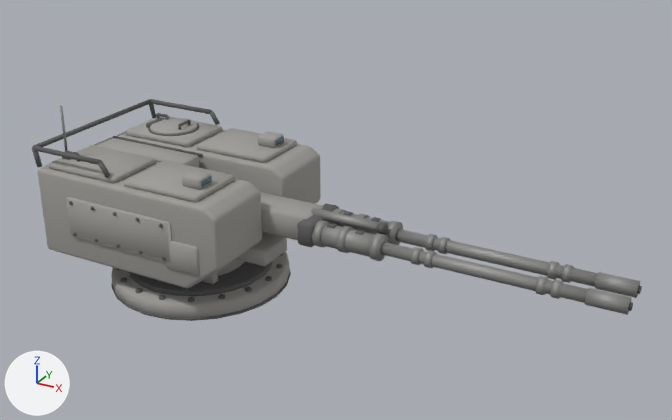
The glTF model game/models/turrets/turret_kit_t1.glb as it was, and as the next commit left it.
Both versions are drawn from a camera (50 mm lens) standing at (2.6, -3.33, 2.19) and looking at (0.75, 0.03, 0.51). The lights are fixed; the arrows at lower left show +X, +Y and +Z. The first picture is the older version. Where no turn or scale is listed for an object, it has been applied to the vertices. Vertices at exactly the same position are counted once.

The first picture shows 'guns', 'turret_twin_t1'.
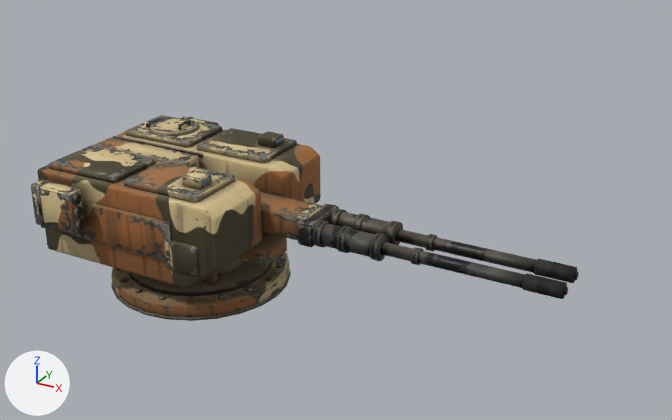
Changed parts and their boxes [x1, y1, x2, y2] in the pictures (672 x 420 px; the box of a moved part takes in the faces that stretch with it):
'turret_twin_t1', reshaped (7% shorter): before [32, 99, 321, 321]; after [37, 115, 321, 321]
'guns', reshaped (16% narrower, 13% shorter): before [260, 192, 642, 315]; after [260, 192, 579, 299]
'pods', added: after [31, 117, 219, 234]
part 1 of me_cylinder, deleted: before [32, 99, 220, 261]
part 2 of me_cylinder, surface changed (grey to brown): [37, 116, 321, 321] in both
part 3 of me_cylinder, recoloured (grey to brown): [37, 116, 321, 318] in both
part 4 of me_cylinder, recoloured: [111, 118, 291, 321] in both
part 5 of me_cube_012, moved or reshaped: before [595, 272, 640, 298]; after [534, 259, 578, 283]
part 6 of me_cube_012, moved or reshaped: before [637, 286, 642, 294]; after [574, 272, 579, 280]
part 7 of me_cube_012, moved or reshaped: before [585, 288, 632, 315]; after [522, 273, 567, 299]
part 8 of me_cube_012, moved or reshaped: before [628, 302, 633, 311]; after [563, 287, 568, 295]
part 9 of me_cube_012, deleted: before [311, 208, 574, 299]
part 10 of me_cube_012, moved or reshaped: before [380, 229, 598, 303]; after [380, 229, 537, 288]
part 11 of me_cube_012, recoloured (grey to brown): [260, 192, 323, 240] in both
part 12 of me_cube_012, recoloured (darker): [297, 203, 339, 247] in both
part 13 of me_cube_012, recoloured (darker): before [312, 208, 598, 303]; after [312, 208, 537, 288]

Edits to the bpy script that builds the scene:
```text
Add mat_turret_paint_guns:
    mat_turret_paint_guns = bpy.data.materials.new('turret_paint_guns')
    # uses the picture img_turret_paint_guns_albedo
    # uses the picture img_turret_paint_guns_normal
    # uses the picture img_turret_paint_guns_orm
Add mat_turret_paint:
    mat_turret_paint = bpy.data.materials.new('turret_paint')
    # uses the picture img_turret_paint_albedo
    # uses the picture img_turret_paint_normal
    # uses the picture img_turret_paint_orm
Add mat_turret_paint_pods:
    mat_turret_paint_pods = bpy.data.materials.new('turret_paint_pods')
    # uses the picture img_turret_paint_pods_albedo
    # uses the picture img_turret_paint_pods_normal
    # uses the picture img_turret_paint_pods_orm
Change me_cylinder:
    remove me_cylinder.from_pydata(...)  # 2448 vertices, 4492 faces; spans x -0.611..0.45, y -0.471..0.471, z 0.0..0.9
    add me_cylinder.from_pydata(...)  # 1580 vertices, 2952 faces; spans x -0.58..0.45, y -0.465..0.465, z 0.0..0.695
    me_cylinder part 1: 49 loose pieces with 868 vertices, spanning x -0.611..0.321, y -0.471..0.471, z 0.331..0.9, are deleted
    me_cylinder part 2: 2951 kept faces spanning x -0.58..0.45, y -0.465..0.465, z 0.0..0.695 get new texture (UV) coordinates
    me_cylinder part 3: 1760 faces spanning x -0.58..0.45, y -0.465..0.465, z 0.0..0.695 switch from mat_turret_body (grey #a2a09b) to mat_turret_paint
    me_cylinder part 4: 1168 faces spanning x -0.58..0.445, y -0.445..0.445, z 0.0..0.692 switch from mat_turret_dark (dark grey #616161) to mat_turret_paint
    remove me_cylinder.materials.append(mat_turret_barrel)  # grey #959593
Change me_cube_012:
    remove me_cube_012.from_pydata(...)  # 960 vertices, 1792 faces; spans x -0.13..1.79, y -0.13..0.13, z -0.06..0.08
    add me_cube_012.from_pydata(...)  # 672 vertices, 1272 faces; spans x -0.13..1.54, y -0.13..0.13, z -0.06..0.06
    me_cube_012 part 5: the loose piece of 32 vertices spanning x 1.62..1.78, y 0.04..0.11, z -0.03..0.03 is moved by (-0.25, 0.0, 0.0), in mat_turret_paint_guns
    me_cube_012 part 6: the loose piece of 24 vertices spanning x 1.78..1.79, y 0.06..0.09, z -0.02..0.02 is moved by (-0.25, 0.0, 0.0), in mat_turret_paint_guns
    me_cube_012 part 7: the loose piece of 32 vertices spanning x 1.62..1.78, y -0.11..-0.04, z -0.03..0.03 is moved by (-0.25, 0.0, 0.0), in mat_turret_paint_guns
    me_cube_012 part 8: the loose piece of 24 vertices spanning x 1.78..1.79, y -0.09..-0.06, z -0.02..0.02 is moved by (-0.25, 0.0, 0.0), in mat_turret_paint_guns
    me_cube_012 part 9: 14 loose pieces with 288 vertices, spanning x 0.35..1.51, y -0.11..0.11, z -0.04..0.08, are deleted
    me_cube_012 part 10
    32 vertices in x 1.63, y -0.1..0.1, z -0.03..0.03 move by (-0.24, 0.0, 0.0)
    me_cube_012 part 11: 44 faces spanning x -0.13..0.37, y -0.09..0.09, z -0.06..0.06 switch from mat_turret_body (grey #a2a09b) to mat_turret_paint_guns
    me_cube_012 part 12: 44 faces spanning x 0.34..0.42, y -0.13..0.13, z -0.06..0.06 switch from mat_turret_dark (dark grey #616161) to mat_turret_paint_guns
    me_cube_012 part 13: 976 faces spanning x 0.38..1.39, y -0.13..0.13, z -0.06..0.06 switch from mat_turret_barrel (grey #959593) to mat_turret_paint_guns
Add ob_pods:
    ob_pods = bpy.data.objects.new('pods', me_cube_022)  # 376 vertices, 680 faces; spans x -0.5..-0.254, y -0.573..0.573, z 0.397..0.603
    ob_pods.location = (0.0, 0.0, 0.0)
```
